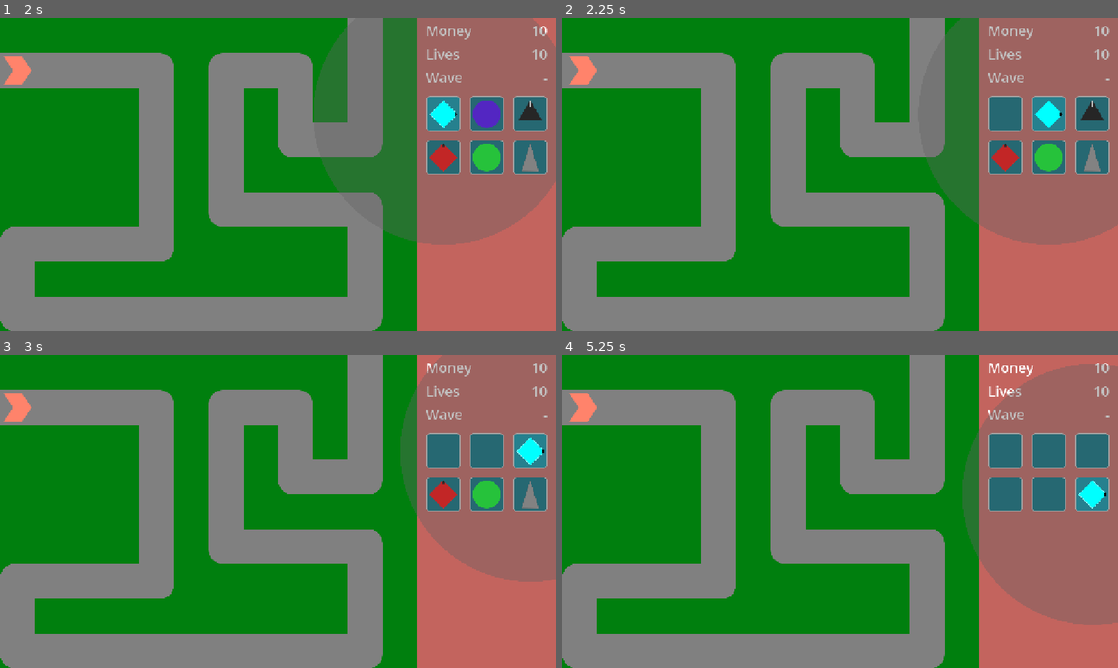
Above: before the commit, frames 1-4 (two rows, left to right).
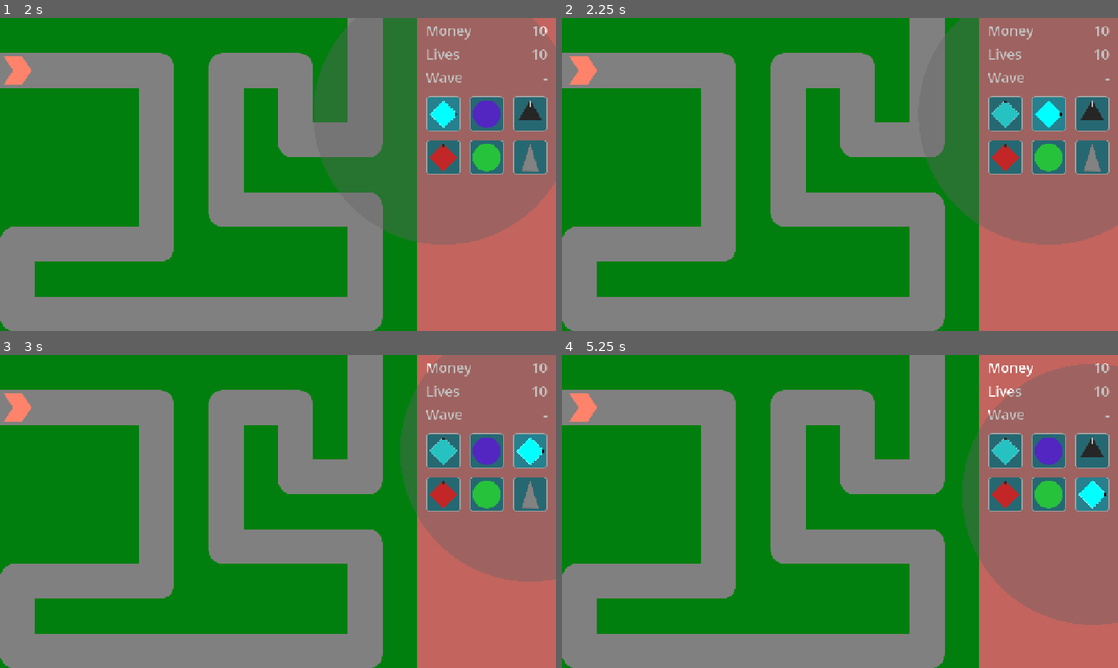
Above: after the commit, the same moments.

Repository: phrasmotica/godot-tower-defence
Game: Godot game, scene res://scenes/game.tscn
Same seed, same stepped clock (60 frames per second), same inputs: the game is played once before the commit and once after it.
Inputs (mouse positions are in pixels of both pictures, inside the frame that each line leads up to):
- Up to frame 1 (2 s): click "Play path 0" at 0.5 s; click (444, 115) at 1.25 s
- Up to frame 2 (2.25 s): click (1051, 115) at 2 s
- Up to frame 3 (3 s): click (528, 452) at 2.75 s
- Up to frame 4 (5.25 s): click (1006, 492) at 3.5 s; click (1051, 492) at 4.25 s; click (1090, 492) at 5 s

Frame 1 is identical in both runs. In frame 2, 0.2% of the frame differs, in the area x 77-83%, y 26-36%; in frame 3, 0.6%; in frame 4, 1.3%, in the area x 77-98%, y 26-50%.

Commit message:
Ensure create tower button reverts to ENABLED if creation of a different tower begins

Diff:
--- a/scenes/ui/create_tower_button/states/create_tower_button_state.gd
+++ b/scenes/ui/create_tower_button/states/create_tower_button_state.gd
@@ -27,3 +27,6 @@
 		transition_state(CreateTowerButton.State.CANNOT_AFFORD)
 	elif can_now_afford:
 		transition_state(CreateTowerButton.State.ENABLED)
+
+func get_button_name() -> String:
+	return _button.name
--- a/scenes/ui/create_tower_button/states/create_tower_button_state_cannot_afford.gd
+++ b/scenes/ui/create_tower_button/states/create_tower_button_state_cannot_afford.gd
@@ -2,7 +2,7 @@
 extends CreateTowerButtonState
 
 func _enter_tree() -> void:
-	print("CreateTowerButton is now cannot afford")
+	print("%s is now cannot afford" % get_button_name())
 
 	_button.disabled = true
 
--- a/scenes/ui/create_tower_button/states/create_tower_button_state_creating.gd
+++ b/scenes/ui/create_tower_button/states/create_tower_button_state_creating.gd
@@ -4,9 +4,7 @@
 var _original_icon: Texture2D = null
 
 func _enter_tree() -> void:
-	print("CreateTowerButton is now creating")
-
-	TowerEvents.emit_tower_created(_button.tower)
+	print("%s is now creating" % get_button_name())
 
 	_button.tooltip.hide()
 
@@ -20,6 +18,11 @@
 
 	BankManager.money_changed.connect(_on_money_changed)
 
+	TowerEvents.emit_tower_created(_button.tower)
+
+	# do this last so that we don't induce the callback by ourselves!
+	TowerEvents.tower_created.connect(_on_tower_created)
+
 func _on_mouse_entered() -> void:
 	TowerEvents.emit_tower_placing_cancelled()
 
@@ -27,6 +30,13 @@
 
 func _on_money_changed(old_money: int, new_money: int) -> void:
 	resolve_state(old_money, new_money)
+
+func _on_tower_created(tower_scene: PackedScene) -> void:
+	if tower_scene != _button.tower:
+		# we're now placing a different tower, so revert
+		_button.icon = _original_icon
+
+		transition_state(CreateTowerButton.State.ENABLED)
 
 func _on_tower_placing_finished(_tower: Tower) -> void:
 	_button.icon = _original_icon
--- a/scenes/ui/create_tower_button/states/create_tower_button_state_disabled.gd
+++ b/scenes/ui/create_tower_button/states/create_tower_button_state_disabled.gd
@@ -2,7 +2,7 @@
 extends CreateTowerButtonState
 
 func _enter_tree() -> void:
-	print("CreateTowerButton is now disabled")
+	print("%s is now disabled" % get_button_name())
 
 	_button.mouse_filter = Control.MOUSE_FILTER_IGNORE
 
--- a/scenes/ui/create_tower_button/states/create_tower_button_state_enabled.gd
+++ b/scenes/ui/create_tower_button/states/create_tower_button_state_enabled.gd
@@ -2,7 +2,7 @@
 extends CreateTowerButtonState
 
 func _enter_tree() -> void:
-	print("CreateTowerButton is now enabled")
+	print("%s is now enabled" % get_button_name())
 
 	_button.disabled = false
 
@@ -16,7 +16,7 @@
 
 func _process(_delta: float) -> void:
 	if Input.is_action_just_pressed(_button.action_name):
-		print("Creating tower via shortcut")
+		print("%s creating via shortcut" % get_button_name())
 
 		transition_state(CreateTowerButton.State.CREATING)
 
@@ -27,7 +27,7 @@
 	_button.tooltip.hide()
 
 func _on_pressed() -> void:
-	print("Creating tower via button")
+	print("%s creating via button" % get_button_name())
 
 	transition_state(CreateTowerButton.State.CREATING)
 
